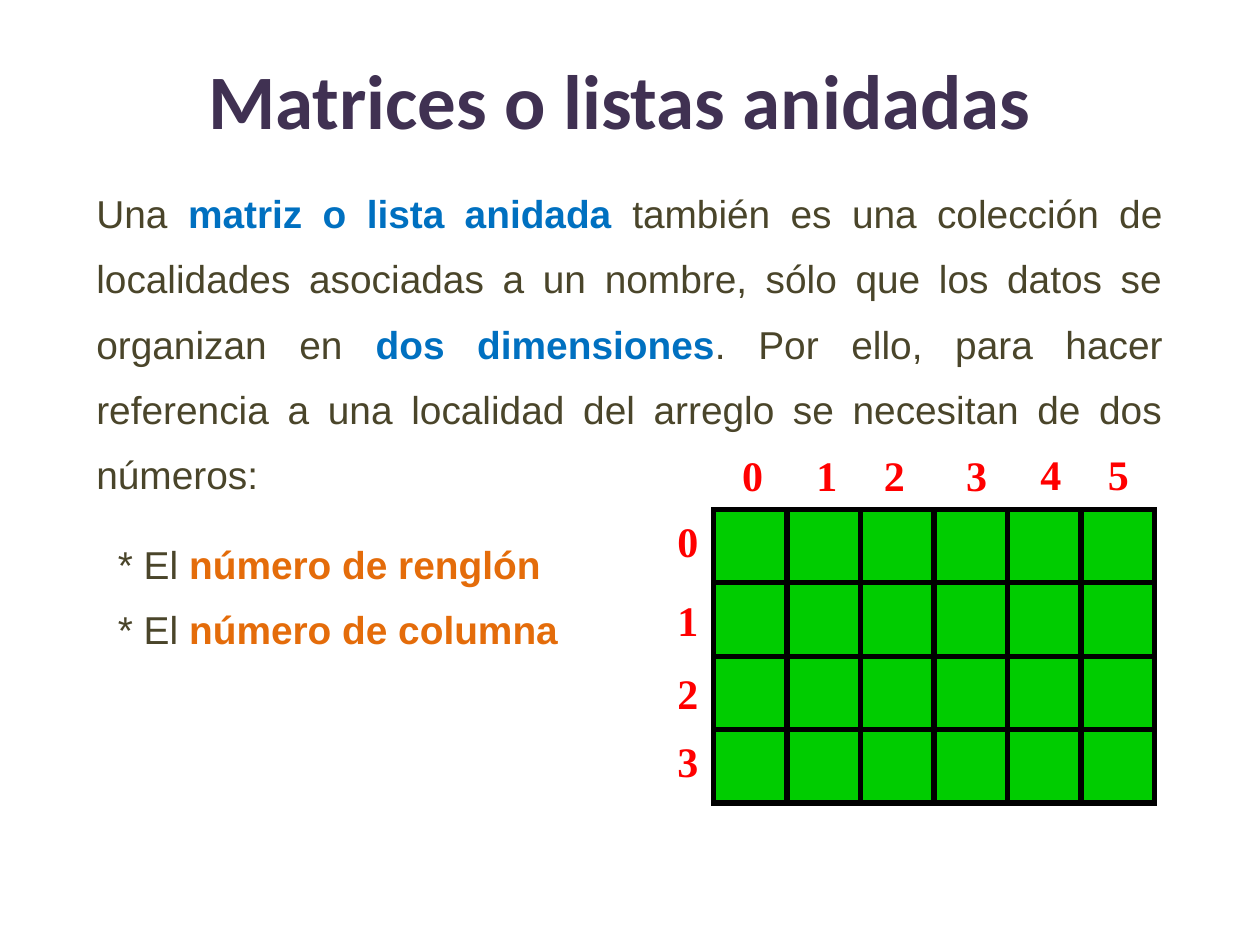
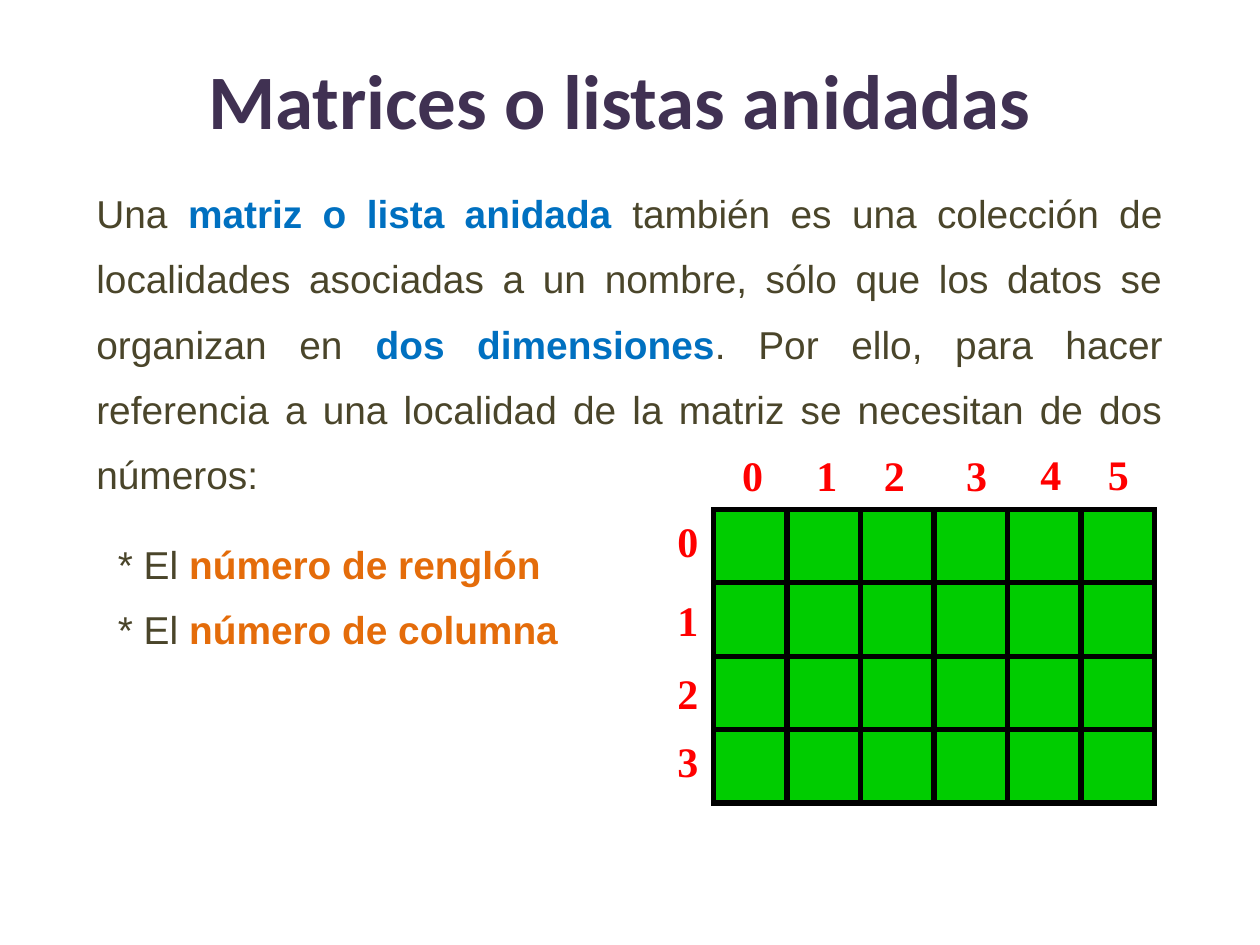
Before and after one commit to lizetheP/PensamientoC, a slide deck: slide 3 of CalendarioAgo2023/presentaciones/10_Matrices.pptx. Drawn at 1260x945 pixels with LibreOffice and Linux fonts; fonts in the diff are those of the drawing. Boxes give left, top, right and bottom in pixels: in the first picture for what was removed or moved away, otherwise in the second. Text is boxed around its words. In the diff, an @@ line names an element or a change of style, - is before the commit and + after.

```diff
--- a/CalendarioAgo2023/presentaciones/10_Matrices.pptx
+++ b/CalendarioAgo2023/presentaciones/10_Matrices.pptx
@@ text at (96,199,1162,490): text changed @@
-Una matriz o lista anidada también es una colección de localidades asociadas a un nombre, sólo que los datos se organizan en dos dimensiones. Por ello, para hacer referencia a una localidad del arreglo se necesitan de dos números:
+Una matriz o lista anidada también es una colección de localidades asociadas a un nombre, sólo que los datos se organizan en dos dimensiones. Por ello, para hacer referencia a una localidad de la matriz se necesitan de dos números:
```
Also in this commit, not shown: 6 other slides changed.
